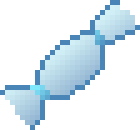
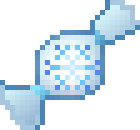
Two versions of the same layered image (140x130). Layer-by-layer changes:
added layer "Eingefügte Ebene" above "Hintergrund" over <box>45,45,100,90</box>
painted on "Hintergrund" over <box>0,0,140,130</box>
